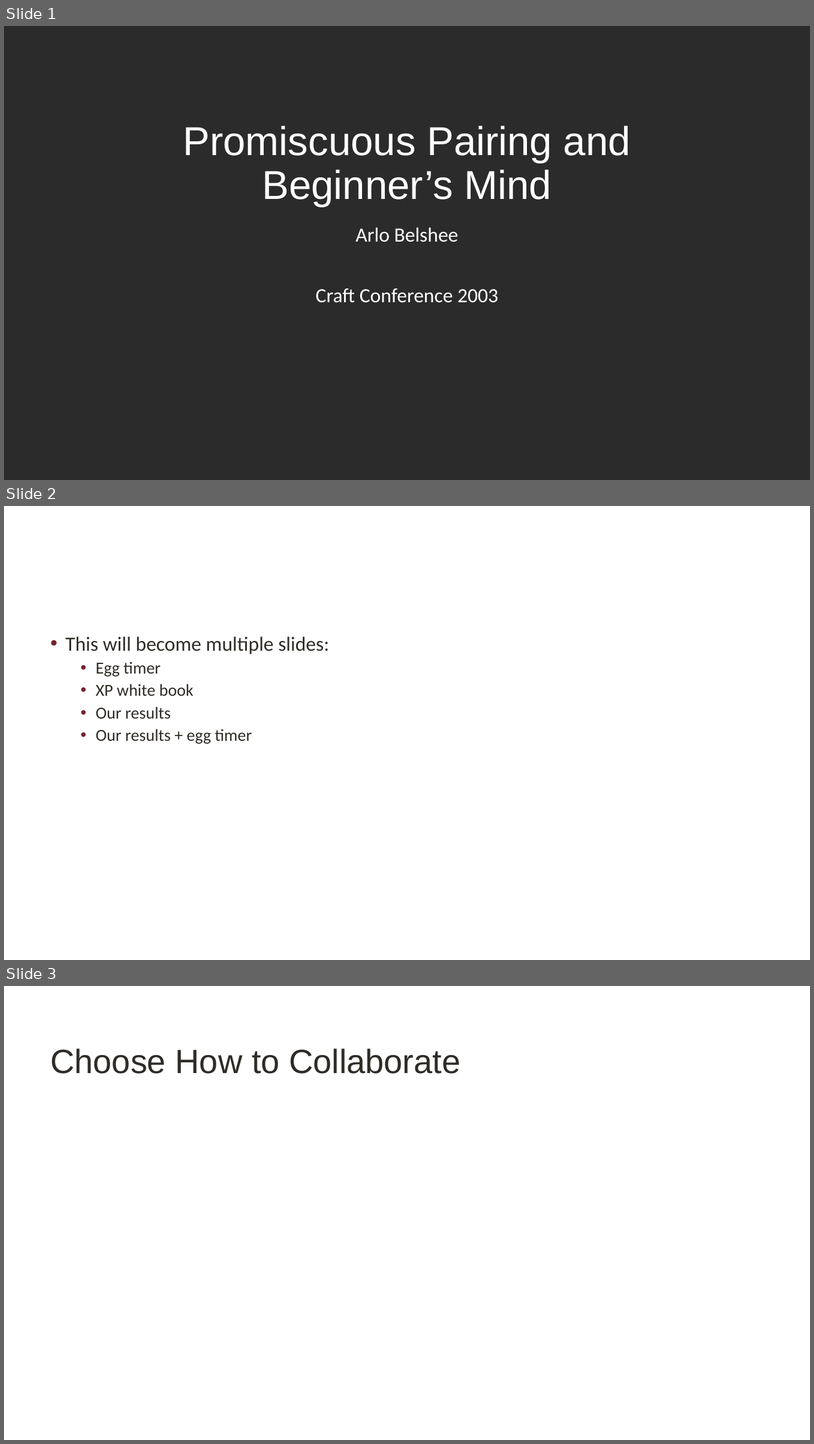
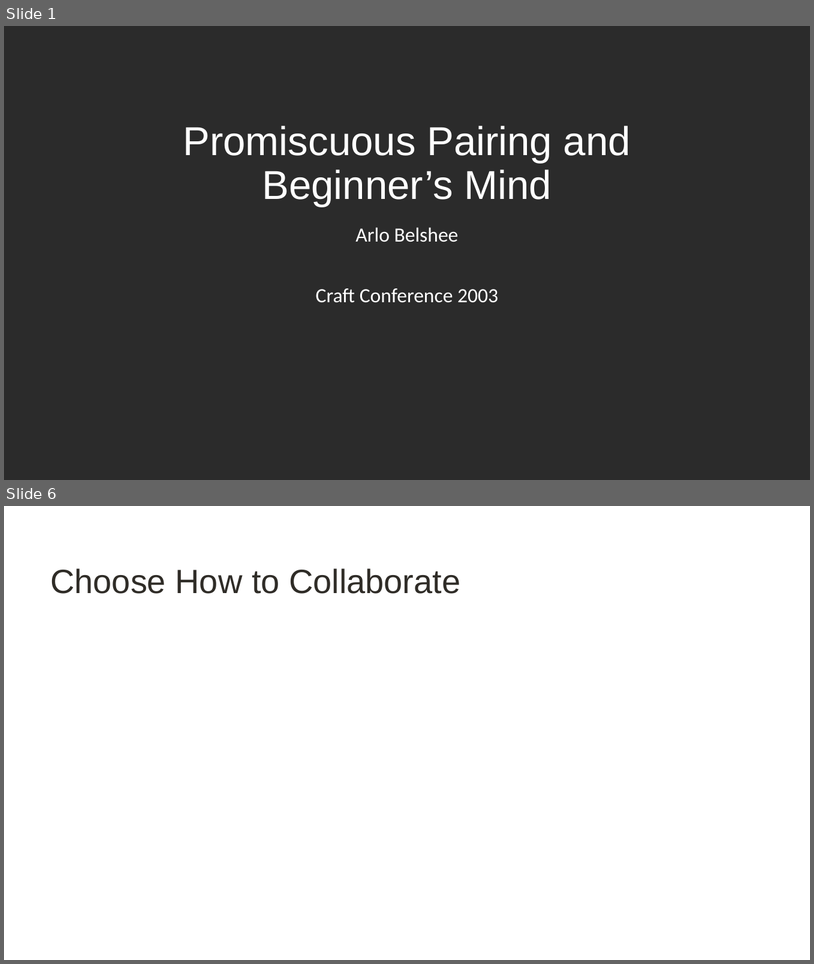
Before and after one commit to digdeeproots/talks, a slide deck: Decks/Craft2023-PromiscuousPairingBeginnerMind.pptx. Shown one above the other, each under a label of ours: slides 1, 2 and 3 before the commit, slides 1 and 6 after it; the slides between them are not shown. The pictures are 814x1444 and 814x964 pixels, drawn with LibreOffice and Linux fonts; fonts in the diff are those of the drawing; background and template pictures are left out; a plain dark background stands for a picture behind light text. Boxes give left, top, right and bottom in pixels: in the first picture for what was removed or moved away, otherwise in the second. Text is boxed around its words. In the diff, an @@ line names an element or a change of style, - is before the commit and + after.

```diff
--- a/Decks/Craft2023-PromiscuousPairingBeginnerMind.pptx
+++ b/Decks/Craft2023-PromiscuousPairingBeginnerMind.pptx
@@ slide 2 removed at (x1=4, y1=506, x2=810, y2=960), background #FFFFFF @@
@@ text removed at (x1=65, y1=636, x2=329, y2=744) @@
-• This will become multiple slides:
-  • Egg timer
-  • XP white book
-  • Our results
-  • Our results + egg timer
@@ what was slide 3 is now slide 6 @@
```
Also in this commit, not shown: 4 slides added.
